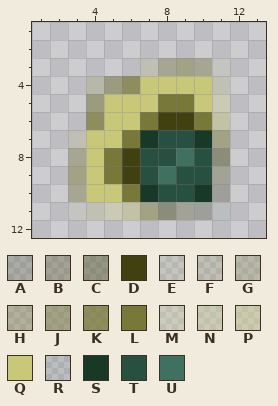
A pixel-art sprite gets an edit: WorkInProgress/REAS/items/materials/rea_facility_tile_item.png. The picture above was drawn from the file before the commit.
The file is 16x16 pixels. Shown: x 1..13, y 1..12.
Palette (. is transparent): A #20200034  B #4040104d  C #40401066  D #404010  E #7878381a  F #7878382b  G #78783840  H #78783856  J #78783880  K #787838c0  L #787838  M #c8c87834  N #c8c8784d  P #c8c87866  Q #c8c878  R #1838281a  S #183828  T #285040  U #407060
After the commit:
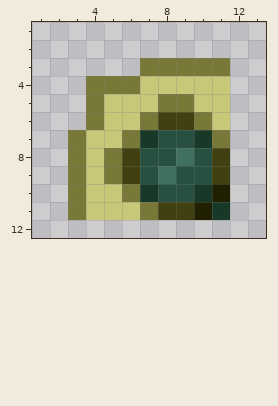
Diff:
Colour A changes from #20200034 to #202000.
Colour B gives way to colour D in row 9 at x 11; in row 11 at x 9.
Colour C gives way to colour D in row 8 at x 11; in row 11 at x 8.
Colour E gives way to colour L in row 3 at x 11; in row 11 at x 3.
Colour F gives way to colour L in row 3 at x 7; in row 7 at x 3.
Colour G gives way to colour L in row 4 at x 4.
Colour H gives way to colour L in row 3 at x 8 and 10; in row 8 at x 3; in row 10 at x 3.
Colour J gives way to colour L in row 3 at x 9; in row 4 at x 5; in row 5 at x 4; in row 7 at x 11; in row 9 at x 3; in row 11 at x 7.
Colour K gives way to colour L in row 4 at x 6; in row 6 at x 4.
Colour M gives way to colour Q in row 4 at x 11; in row 11 at x 4.
Colour N gives way to colour Q in row 5 at x 11; in row 11 at x 5.
Colour P gives way to colour Q in row 6 at x 11; in row 11 at x 6.
Colour R gives way to colour S in row 11 at x 11.
